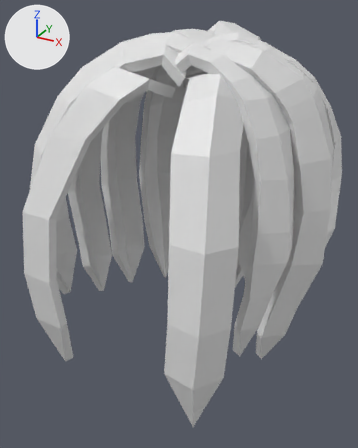
One commit to the FBX model Assets/Models/Hair/Male/Male_Hair_1.fbx: the scene before it, then after it.
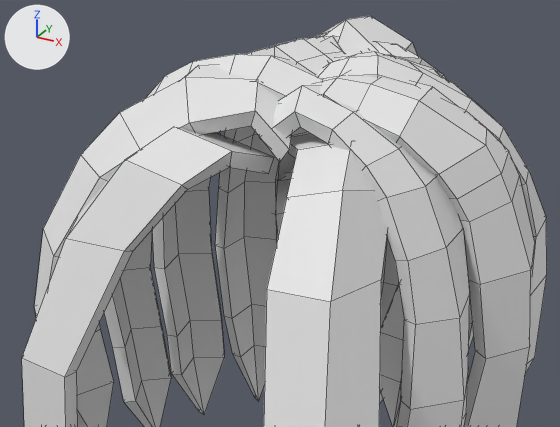
Each version appears first whole from a 50 mm lens placed at (0.249, -0.477, 2.758), pointed at (-0.008, -0.009, 2.524), and next in a close-up from a 50 mm lens placed at (0.22, -0.424, 2.835), pointed at (0.023, -0.066, 2.655). Every picture has the same lights, and +X, +Y and +Z are marked at upper left. The close-ups show mesh edges as thin lines.

In view in the first close-up: 'Hair'.
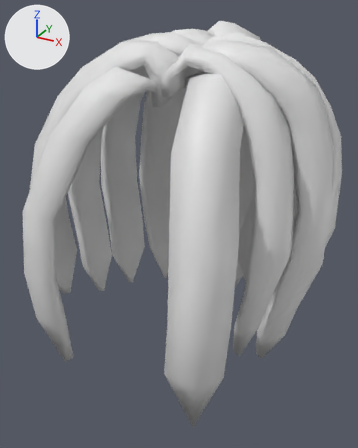
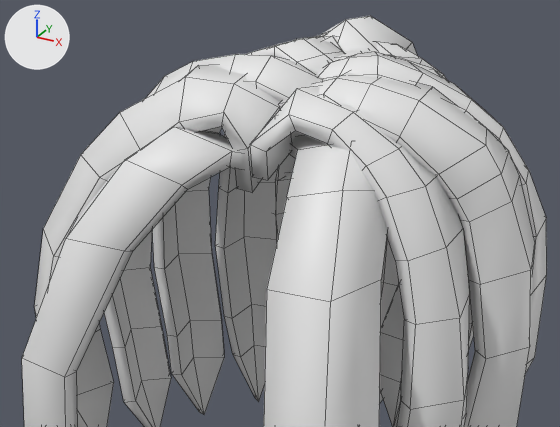
Patch to the scene script:
```diff
--- a/Assets/Models/Hair/Male/Male_Hair_1.fbx.py
+++ b/Assets/Models/Hair/Male/Male_Hair_1.fbx.py
@@ me_plane_023 @@
 # used by ob_hair; location = (0.0, 0.0312, 2.7237)
-me_plane_023.from_pydata(...)  # 860 vertices, 866 faces; spans x -0.157..0.161, y -0.203..0.157, z -0.375..0.019
+me_plane_023.from_pydata(...)  # 872 vertices, 878 faces; spans x -0.157..0.161, y -0.203..0.157, z -0.375..0.019
+# me_plane_023 part 1
+# 8 vertices are removed from x -0.004..0.035, y -0.108..-0.045, z -0.032..-0.014
+# 16 faces are deleted
+# 16 vertices move from x -0.021..0.037, y -0.123..-0.046, z -0.022..0.003 to x -0.025..0.038, y -0.124..-0.045, z -0.022..0.003
+# 14 vertices are added at x 0.004..0.026, y -0.118..-0.045, z -0.051..-0.014
+# 6 new vertices lie (0.01, 0.0, 0.0) away from vertices in x 0.004..0.017, y -0.116..-0.045, z -0.051..-0.031
+# 28 new faces join them
+# me_plane_023 part 2: the surface is now shaded smooth
```

What differs and where, as boxes [x1, y1, x2, y2] in the close-ups (560 x 427 px):
part 1 of me_plane_023, built on: before [120, 65, 357, 161]; after [120, 65, 357, 192]
